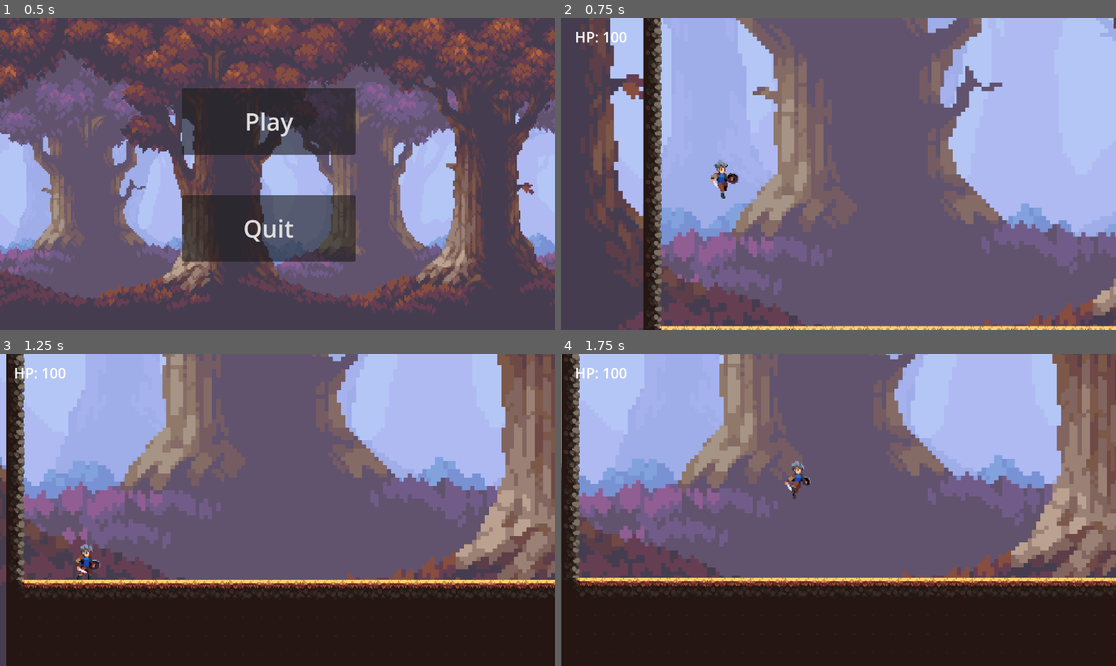
Above: before the commit, frames 1-4 (two rows, left to right).
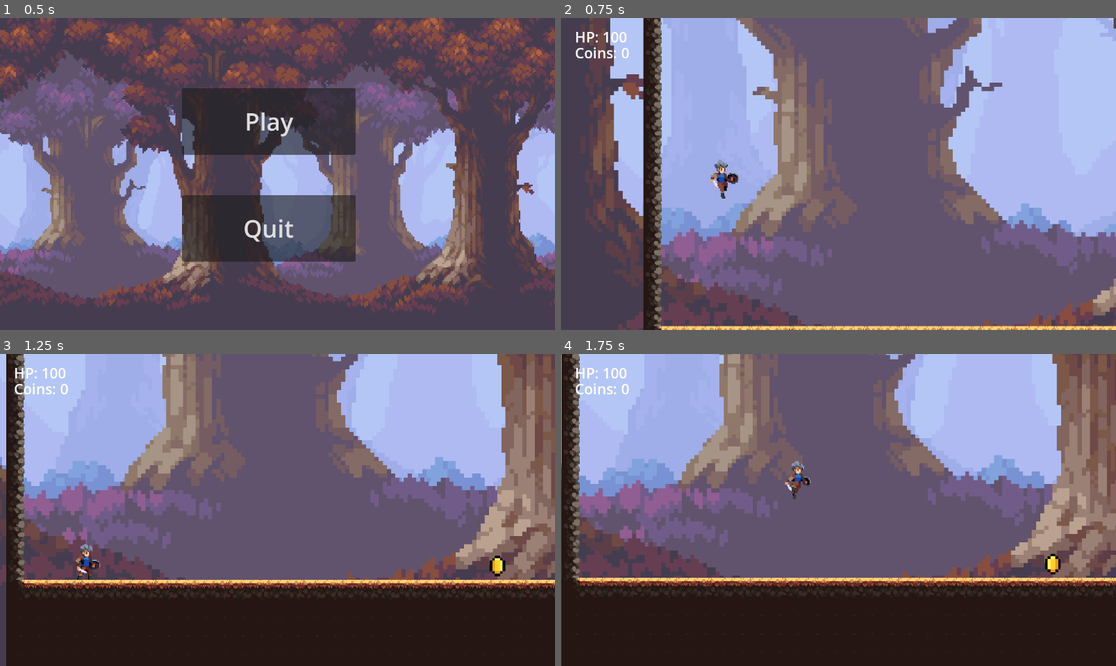
Above: after the commit, the same moments.

Repository: babichgh/2d-game
Game: Godot game, scene res://menu.tscn
Two runs of this game, one before a commit and one after it. Both use one fixed random seed, a clock stepped at 60 frames per second and the inputs below.
Inputs:
- Up to frame 1 (0.5 s): no input
- Up to frame 2 (0.75 s): click "Play" at 0.5 s
- Up to frame 3 (1.25 s): no input
- Up to frame 4 (1.75 s): hold D (ui_right) from 1.28 s (still down); tap W (ui_up) at 1.52 s

Frame 1 is identical in both runs. In frame 2, 0.1% of the frame differs, in the area x 2-13%, y 9-13%; in frame 3, 0.3%, in the area x 2-92%, y 9-72%; in frame 4, 0.3%.

Commit message:
Add coin

Diff:
--- /dev/null
+++ b/collectibles/coin.gd
@@ -0,0 +1,7 @@
+extends Area2D
+
+
+func _on_body_entered(body: Node2D) -> void:
+	if body.name == "Player":
+		body.coins += 1
+		queue_free()
--- /dev/null
+++ b/collectibles/coin.tscn
@@ -0,0 +1,84 @@
+[gd_scene format=3 uid="uid://cqowi8ov0epsm"]
+
+[ext_resource type="Texture2D" uid="uid://crx20x40ke6m0" path="res://collectibles/coin_spin-Sheet.png" id="1_5a00n"]
+[ext_resource type="Script" uid="uid://cffbwqmm52p2m" path="res://collectibles/coin.gd" id="1_h0lom"]
+
+[sub_resource type="AtlasTexture" id="AtlasTexture_q6e11"]
+atlas = ExtResource("1_5a00n")
+region = Rect2(0, 0, 80, 80)
+
+[sub_resource type="AtlasTexture" id="AtlasTexture_sobgu"]
+atlas = ExtResource("1_5a00n")
+region = Rect2(80, 0, 80, 80)
+
+[sub_resource type="AtlasTexture" id="AtlasTexture_h3eou"]
+atlas = ExtResource("1_5a00n")
+region = Rect2(160, 0, 80, 80)
+
+[sub_resource type="AtlasTexture" id="AtlasTexture_06dow"]
+atlas = ExtResource("1_5a00n")
+region = Rect2(240, 0, 80, 80)
+
+[sub_resource type="AtlasTexture" id="AtlasTexture_ysf7q"]
+atlas = ExtResource("1_5a00n")
+region = Rect2(320, 0, 80, 80)
+
+[sub_resource type="AtlasTexture" id="AtlasTexture_hnixm"]
+atlas = ExtResource("1_5a00n")
+region = Rect2(400, 0, 80, 80)
+
+[sub_resource type="AtlasTexture" id="AtlasTexture_ct55q"]
+atlas = ExtResource("1_5a00n")
+region = Rect2(480, 0, 80, 80)
+
+[sub_resource type="AtlasTexture" id="AtlasTexture_vipbn"]
+atlas = ExtResource("1_5a00n")
+region = Rect2(560, 0, 80, 80)
+
+[sub_resource type="SpriteFrames" id="SpriteFrames_d3ut7"]
+animations = [{
+"frames": [{
+"duration": 1.0,
+"texture": SubResource("AtlasTexture_q6e11")
+}, {
+"duration": 1.0,
+"texture": SubResource("AtlasTexture_sobgu")
+}, {
+"duration": 1.0,
+"texture": SubResource("AtlasTexture_h3eou")
+}, {
+"duration": 1.0,
+"texture": SubResource("AtlasTexture_06dow")
+}, {
+"duration": 1.0,
+"texture": SubResource("AtlasTexture_ysf7q")
+}, {
+"duration": 1.0,
+"texture": SubResource("AtlasTexture_hnixm")
+}, {
+"duration": 1.0,
+"texture": SubResource("AtlasTexture_ct55q")
+}, {
+"duration": 1.0,
+"texture": SubResource("AtlasTexture_vipbn")
+}],
+"loop": true,
+"name": &"Idle",
+"speed": 8.0
+}]
+
+[sub_resource type="CircleShape2D" id="CircleShape2D_xj8c6"]
+
+[node name="Gold" type="Area2D" unique_id=1704480464]
+script = ExtResource("1_h0lom")
+
+[node name="AnimatedSprite2D" type="AnimatedSprite2D" parent="." unique_id=1710322537]
+scale = Vector2(0.225, 0.225)
+sprite_frames = SubResource("SpriteFrames_d3ut7")
+animation = &"Idle"
+autoplay = "Idle"
+
+[node name="CollisionShape2D" type="CollisionShape2D" parent="." unique_id=1859998655]
+shape = SubResource("CircleShape2D_xj8c6")
+
+[connection signal="body_entered" from="." to="." method="_on_body_entered"]
--- a/level.tscn
+++ b/level.tscn
@@ -6,6 +6,7 @@
 [ext_resource type="Texture2D" uid="uid://ch3sgvred1kn1" path="res://background/background_layer_3.png" id="5_i2t4f"]
 [ext_resource type="PackedScene" uid="uid://cclqapt4ndbp8" path="res://frog/frog.tscn" id="6_1ainy"]
 [ext_resource type="Texture2D" uid="uid://cq8gjq3a84e6d" path="res://oak_woods_tileset.png" id="6_8cye3"]
+[ext_resource type="PackedScene" uid="uid://cqowi8ov0epsm" path="res://collectibles/coin.tscn" id="7_n6hdu"]
 
 [sub_resource type="TileSetAtlasSource" id="TileSetAtlasSource_2orkt"]
 texture = ExtResource("6_8cye3")
@@ -444,6 +445,20 @@
 	text = \"HP: \" + str($\"../../Player/Player\".health)
 "
 
+[sub_resource type="GDScript" id="GDScript_n6hdu"]
+script/source = "extends Label
+
+
+# Called when the node enters the scene tree for the first time.
+func _ready() -> void:
+	pass # Replace with function body.
+
+
+# Called every frame. 'delta' is the elapsed time since the previous frame.
+func _process(delta: float) -> void:
+	text = \"Coins: \" + str($\"../../Player/Player\".coins)
+"
+
 [node name="Level" type="Node2D" unique_id=1571873774]
 
 [node name="Background" type="ParallaxBackground" parent="." unique_id=511766761]
@@ -500,7 +515,7 @@
 
 [node name="CanvasLayer" type="CanvasLayer" parent="." unique_id=108644042]
 
-[node name="Label" type="Label" parent="CanvasLayer" unique_id=303025242]
+[node name="HP" type="Label" parent="CanvasLayer" unique_id=303025242]
 offset_left = 29.0
 offset_top = 18.0
 offset_right = 164.65218
@@ -508,3 +523,17 @@
 theme_override_font_sizes/font_size = 30
 text = "HP"
 script = SubResource("GDScript_1ainy")
+
+[node name="Coins" type="Label" parent="CanvasLayer" unique_id=374338162]
+offset_left = 29.0
+offset_top = 51.0
+offset_right = 164.65218
+offset_bottom = 93.0
+theme_override_font_sizes/font_size = 30
+text = "Coins"
+script = SubResource("GDScript_n6hdu")
+
+[node name="Collectibles" type="Node2D" parent="." unique_id=468743468]
+
+[node name="Gold" parent="Collectibles" unique_id=1704480464 instance=ExtResource("7_n6hdu")]
+position = Vector2(425, 548)
--- a/player/player.gd
+++ b/player/player.gd
@@ -6,7 +6,7 @@
 
 
 var health = 100
-
+var coins = 0
 
 func _physics_process(delta: float) -> void:
 	# Add the gravity.
Not shown, added: collectibles/coin.gd.uid
Binary file added: collectibles/coin_spin-Sheet.png
Not shown, added: collectibles/coin_spin-Sheet.png.import
